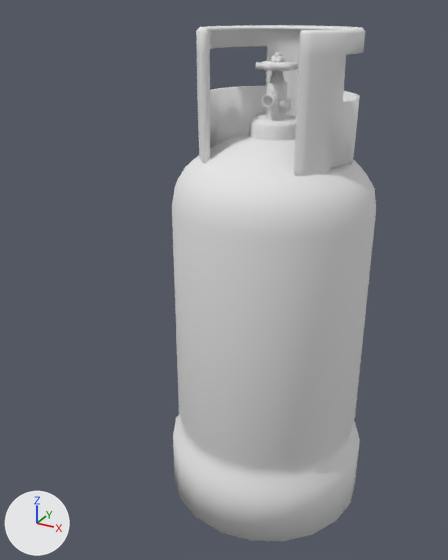
The OBJ model Xenity_Engine/Source/models/gas_bottle.obj as it was, and as the next commit left it.
Camera for both pictures: a camera (50 mm lens) standing at (0.0521, -0.1155, 0.1102) and looking at (-0.0048, -0.012, 0.0585). Every picture has the same lights, and +X, +Y and +Z are marked at lower left. Where no turn or scale is listed for an object, it has been applied to the vertices.

The scene before the commit, as lines of its bpy script (objects in view):
```python
me_gas_bottle_fire = bpy.data.meshes.new('gas_bottle_fire')
me_gas_bottle_fire.from_pydata(...)  # 827 vertices, 1596 faces; spans x -0.0228..0.023, y -0.0226..0.0232, z 0.0011..0.1067
me_gas_bottle_fire.materials.append(mat_gas_bottle_fire)  # its picture is missing
# before: 379 (-0.0092, -0.0119, 0.1026) at pixel (203, 52), 380 (-0.0092, -0.0119, 0.1061) at pixel (202, 32), 383 (-0.0085, -0.0109, 0.1026) at pixel (209, 52), 386 (-0.0083, -0.0109, 0.1058) at pixel (209, 34), 387 (-0.0092, -0.0119, 0.0944) at pixel (203, 99)
# before: 390 (-0.0091, -0.0118, 0.0829) at pixel (205, 160), 457 (-0.0085, -0.011, 0.083) at pixel (209, 159), 458 (-0.0085, -0.0109, 0.0944) at pixel (210, 98)
ob_gas_bottle_fire = bpy.data.objects.new('gas_bottle_fire', me_gas_bottle_fire)
ob_gas_bottle_fire.location = (0.0, 0.0, 0.0)
```
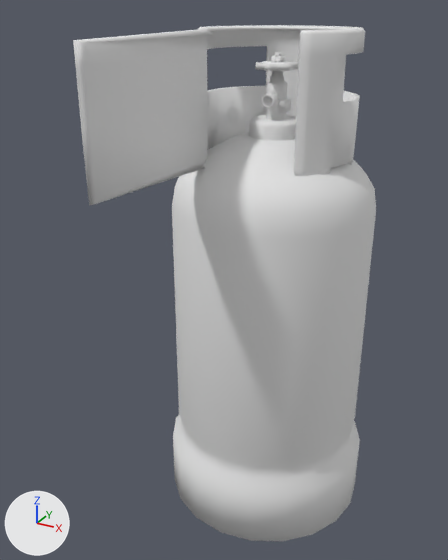
Boxes (x1, y1, x2, y2) around the edits, measured in the pictures (448 x 560 px; the box of a moved part takes in the faces that stretch with it):
'gas_bottle_fire', reshaped (48% wider): before (172, 25, 376, 541); after (73, 25, 376, 541)
part 1 of me_gas_bottle_fire, moved or reshaped: before (199, 29, 212, 163); after (73, 29, 213, 206)

The change, as a list of edits to the scene's bpy script:
```text
Change me_gas_bottle_fire:
    where me_gas_bottle_fire.from_pydata(...)  # 827 vertices, 1596 faces; spans x -0.0228..0.023, y -0.0226..0.0232, z 0.0011..0.1067
    used by ob_gas_bottle_fire; location = (0.0, 0.0, 0.0)
    me_gas_bottle_fire part 1
    add for i in [379, 380, 383, 386, 387, 390, 457, 458]: me_gas_bottle_fire.vertices[i].co += Vector((0.0, -0.0345, 0.0))
```
